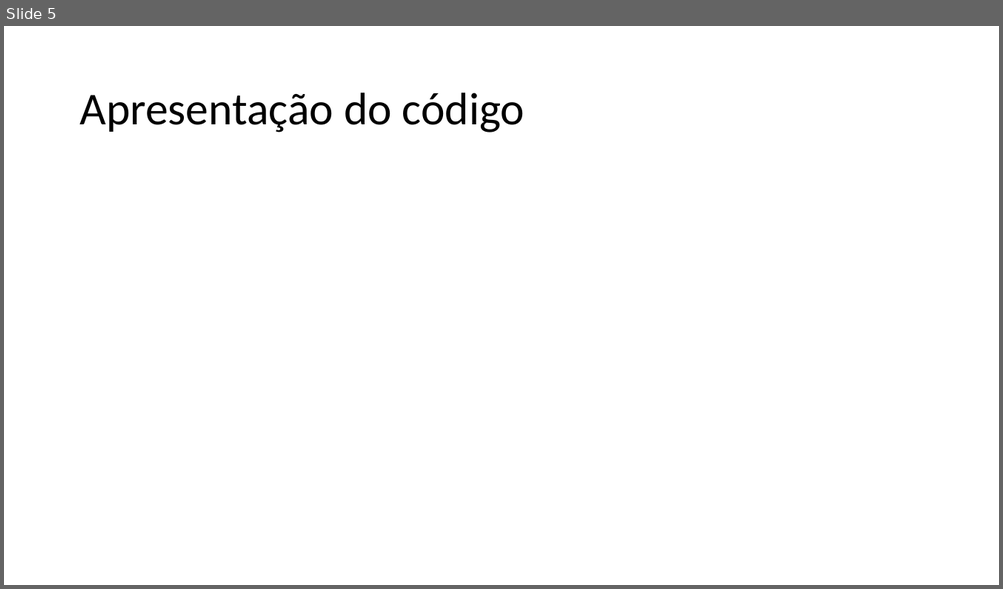
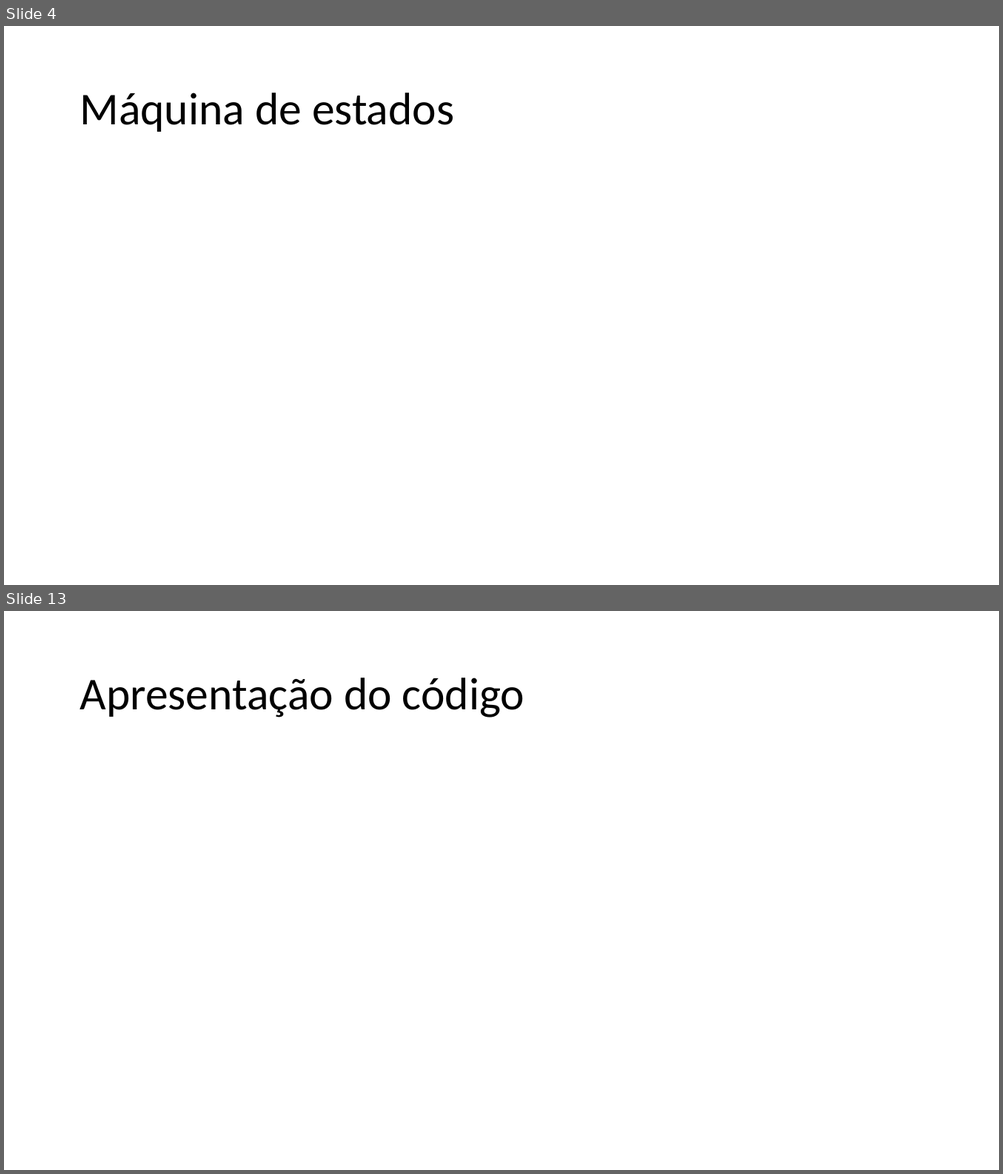
Before and after one commit to JorgeFilipePinto/orcamentacao_auto, a slide deck: Apresentação.pptx. Shown one above the other, each under a label of ours: slide 5 before the commit, slides 4 and 13 after it; the slides between them are not shown. The pictures are 1003x589 and 1003x1174 pixels, drawn with LibreOffice and Linux fonts; fonts in the diff are those of the drawing. Boxes give left, top, right and bottom in pixels: in the first picture for what was removed or moved away, otherwise in the second. Text is boxed around its words. In the diff, an @@ line names an element or a change of style, - is before the commit and + after.

```diff
--- a/Apresentação.pptx
+++ b/Apresentação.pptx
@@ slide 4 added at (x1=4, y1=26, x2=999, y2=585), background #FFFFFF @@
@@ title added at (x1=79, y1=93, x2=454, y2=132), 44 pt, text #000000 @@
+Máquina de estados
@@ what was slide 5 is now slide 13 @@
```
Also in this commit, not shown: 2 slides changed, 7 other slides added, 2 other files.
